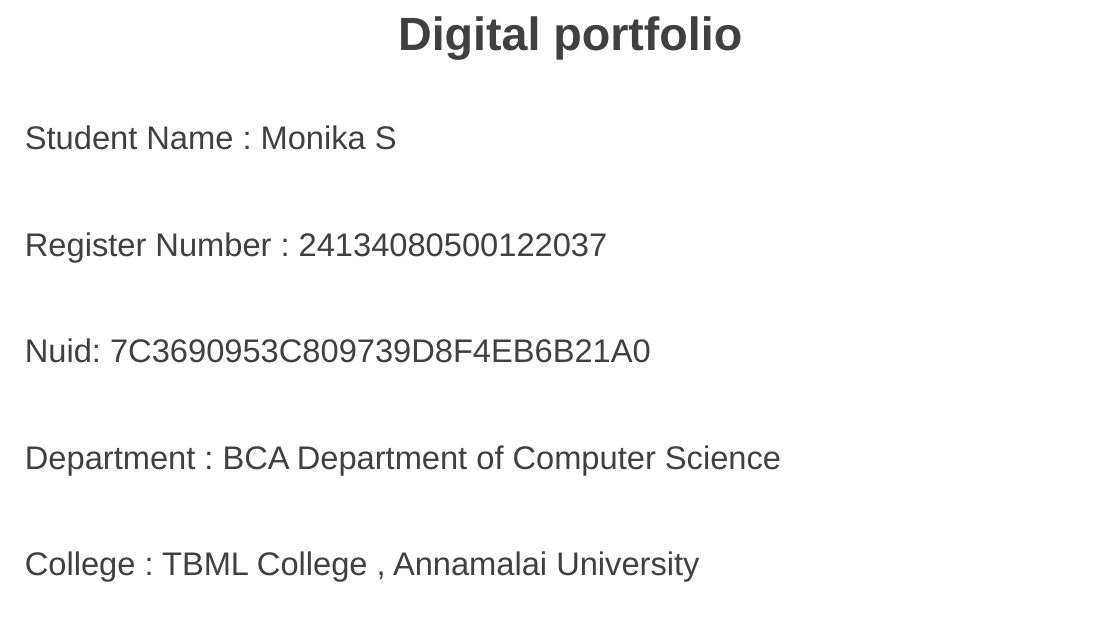
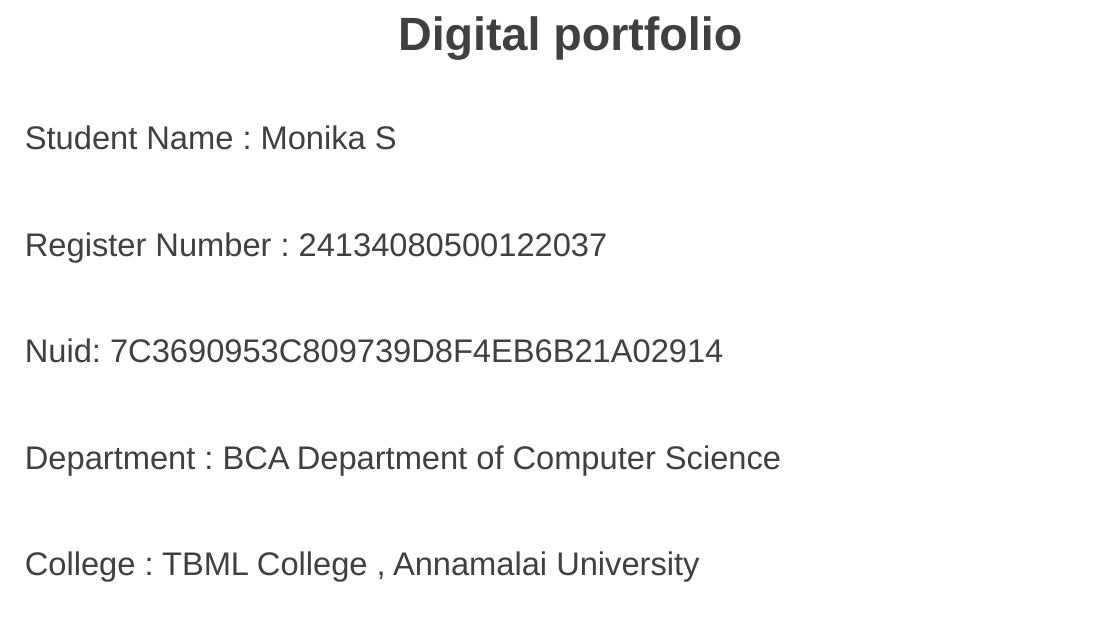
Before and after one commit to monikamo1593-max/Monika-TNSDC-FWD-DP, a slide deck: slide 1 of 43824cb6-e526-483f-a904-c6d1296fc463.pptx. Drawn at 1120x630 pixels with LibreOffice and Linux fonts; fonts in the diff are those of the drawing; background and template pictures are left out. Boxes give left, top, right and bottom in pixels: in the first picture for what was removed or moved away, otherwise in the second. Text is boxed around its words. In the diff, an @@ line names an element or a change of style, - is before the commit and + after.

```diff
--- a/43824cb6-e526-483f-a904-c6d1296fc463.pptx
+++ b/43824cb6-e526-483f-a904-c6d1296fc463.pptx
@@ text at (x1=25, y1=338, x2=723, y2=363): text changed @@
-Nuid: 7C3690953C809739D8F4EB6B21A0
+Nuid: 7C3690953C809739D8F4EB6B21A02914
```
Also in this commit, not shown: 2 slides added, 1 slide removed.
